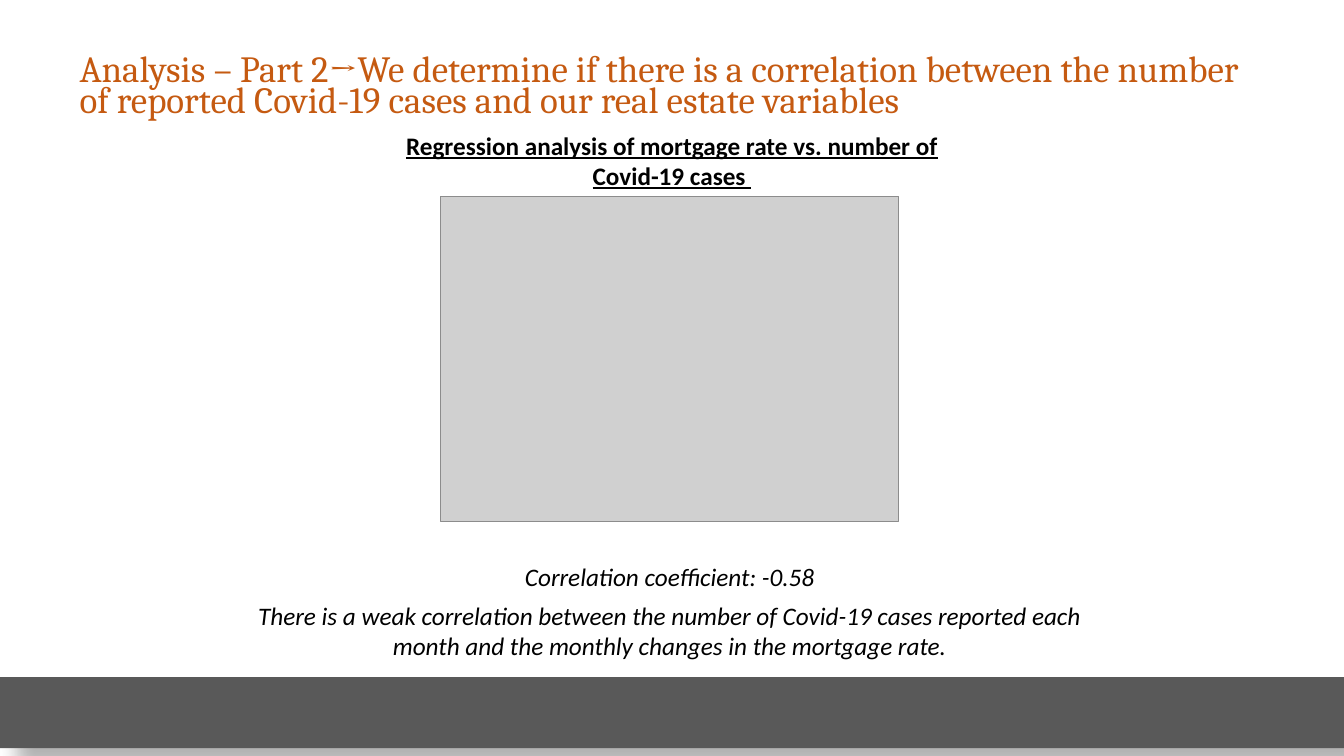
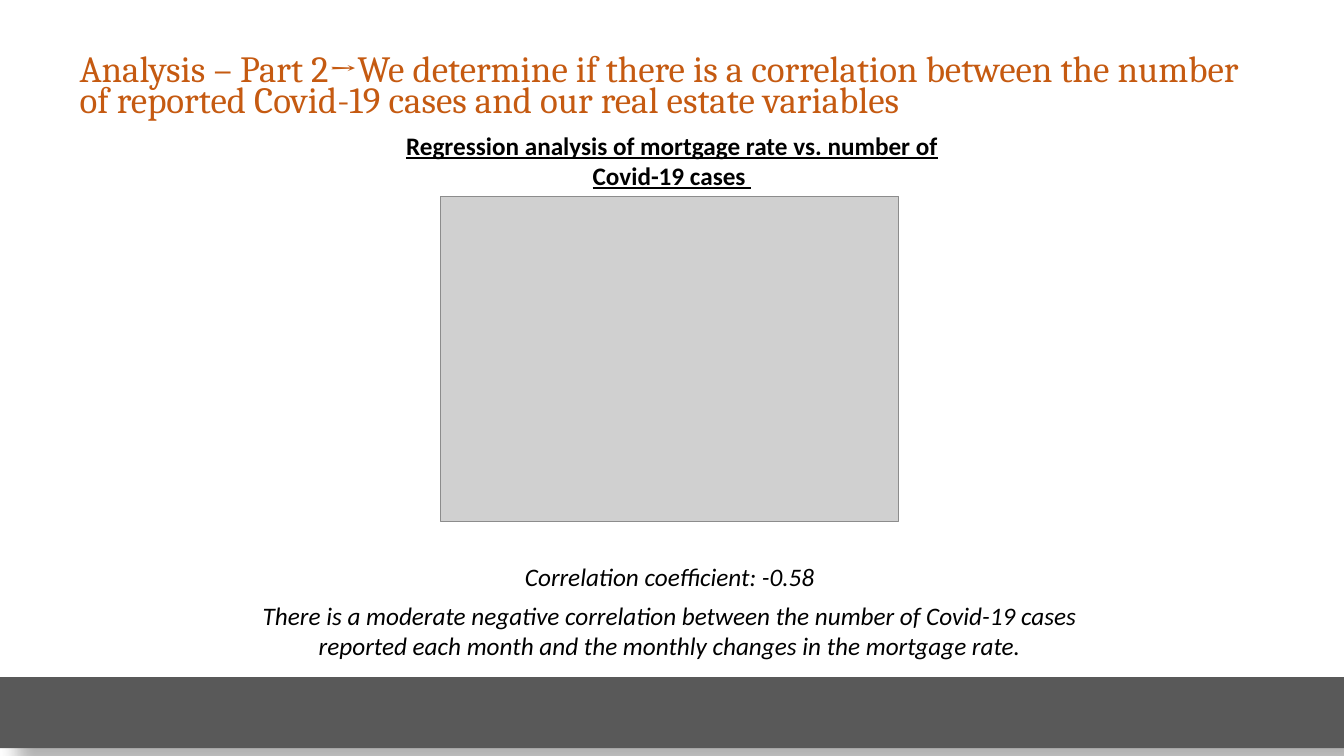
Before and after one commit to elubanska/GTA_real_estate_market, a slide deck: slide 10 of 4.Presentation_proj_1/Real Estate Mkt.pptx. Drawn at 1344x756 pixels with LibreOffice and Linux fonts; fonts in the diff are those of the drawing; grey boxes stand for pictures. Boxes give left, top, right and bottom in pixels: in the first picture for what was removed or moved away, otherwise in the second. Text is boxed around its words. In the diff, an @@ line names an element or a change of style, - is before the commit and + after.

```diff
--- a/4.Presentation_proj_1/Real Estate Mkt.pptx
+++ b/4.Presentation_proj_1/Real Estate Mkt.pptx
@@ text at box(263, 607, 1076, 660): text changed @@
-There is a weak correlation between the number of Covid-19 cases reported each month and the monthly changes in the mortgage rate.
+There is a moderate negative correlation between the number of Covid-19 cases reported each month and the monthly changes in the mortgage rate.
```
Also in this commit, not shown: 1 other slide changed.
